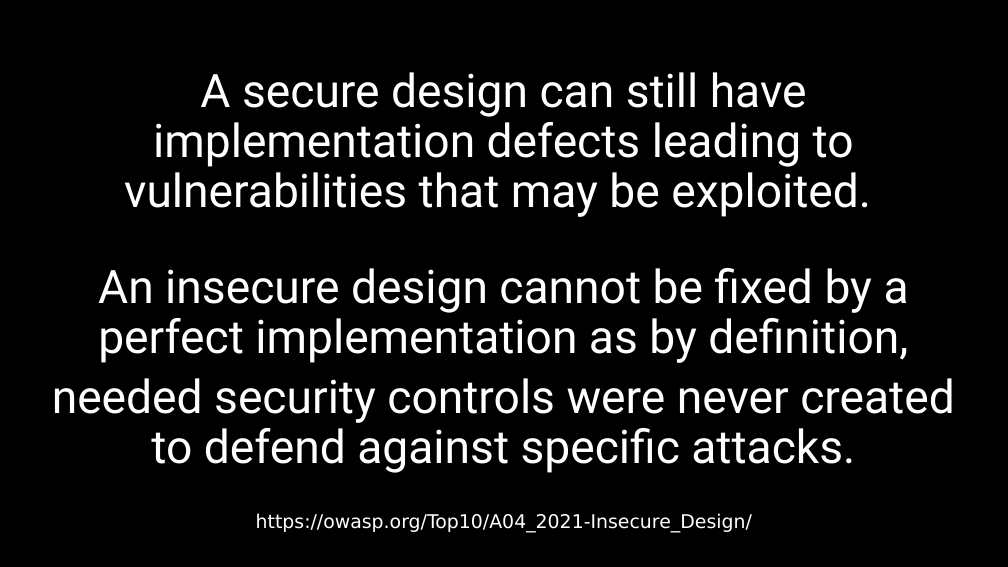
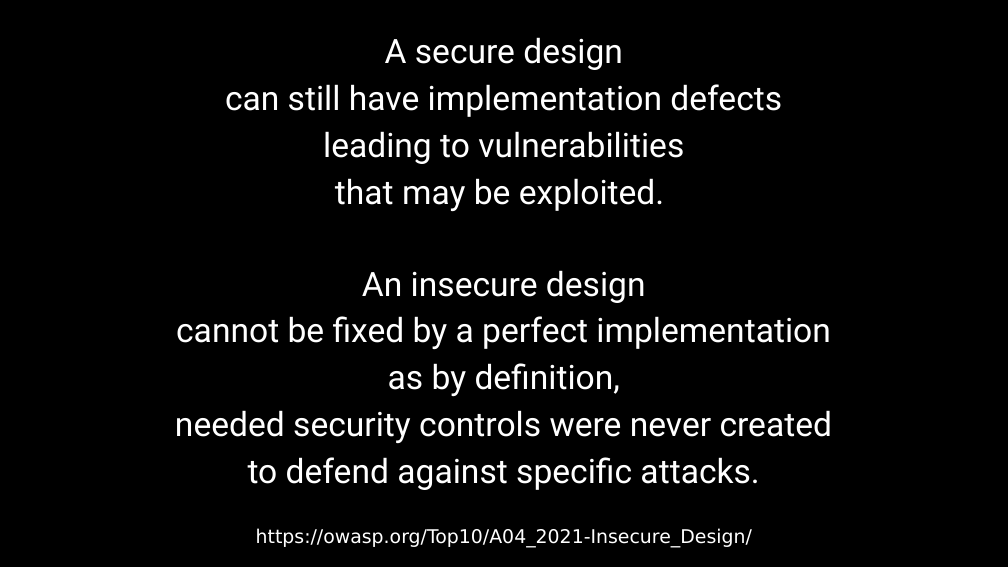
Before and after one commit to dschwarz91/websec-lecture, a slide deck: slide 10 of slides/8_General_Topics.pptx. Drawn at 1008x567 pixels with LibreOffice and Linux fonts; fonts in the diff are those of the drawing. Boxes give left, top, right and bottom in pixels: in the first picture for what was removed or moved away, otherwise in the second. Text is boxed around its words. In the diff, an @@ line names an element or a change of style, - is before the commit and + after.

```diff
--- a/slides/8_General_Topics.pptx
+++ b/slides/8_General_Topics.pptx
@@ text at box(225, 37, 782, 211): text changed; size 44 to 32 pt @@
-A secure design can still have implementation defects leading to vulnerabilities that may be exploited.
+A secure design
+can still have implementation defects
+leading to vulnerabilities
+that may be exploited.
@@ text at box(175, 270, 832, 490): text changed; size 44 to 32 pt @@
-An insecure design cannot be fixed by a perfect implementation as by definition,
-needed security controls were never created to defend against specific attacks.
+An insecure design
+cannot be fixed by a perfect implementation
+as by definition,
+needed security controls were never created
+to defend against specific attacks.
@@ text "https://owasp.org/Top10/A04_2021-Insecure_Design/": place and size @@
-text "https://owasp.org/Top10/A04_2021-Insecure_Design/" at box(256, 513, 752, 533)
+text "https://owasp.org/Top10/A04_2021-Insecure_Design/" at box(256, 528, 752, 548)
```
Also in this commit, not shown: 4 other slides changed, 3 other files.
